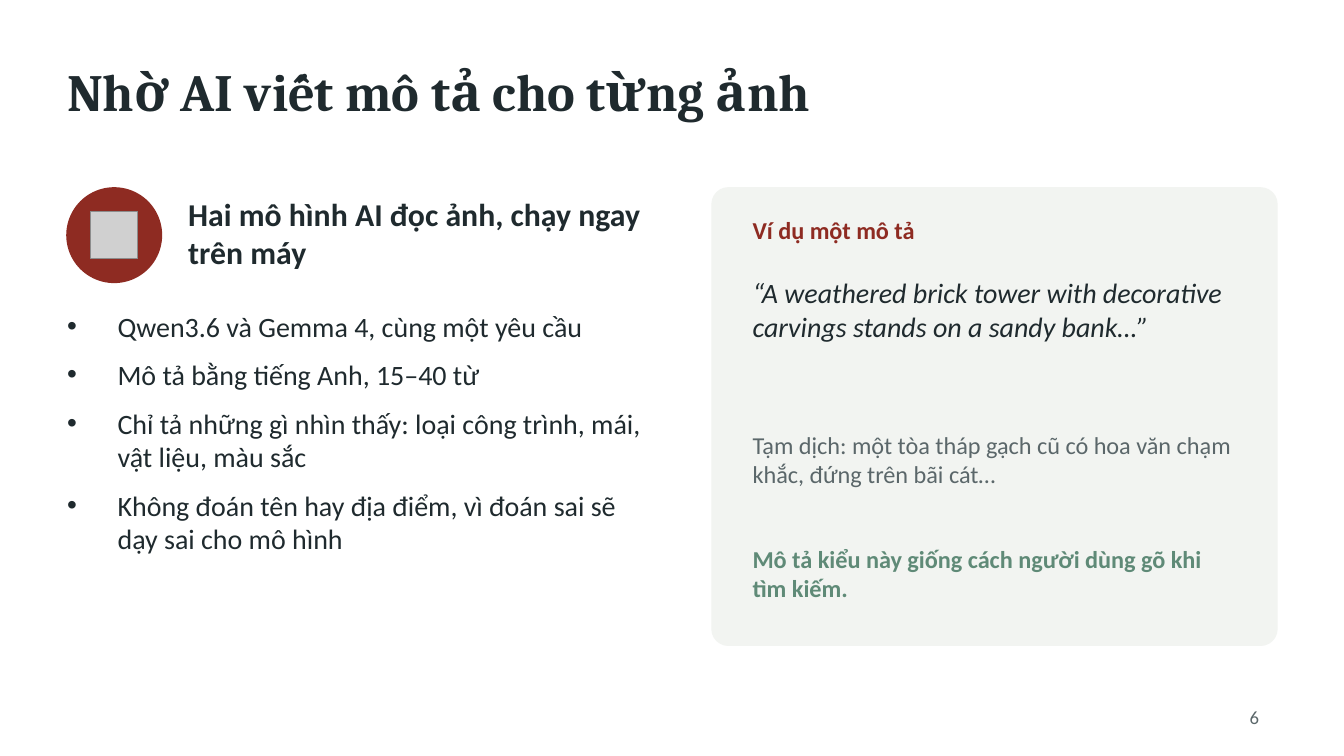
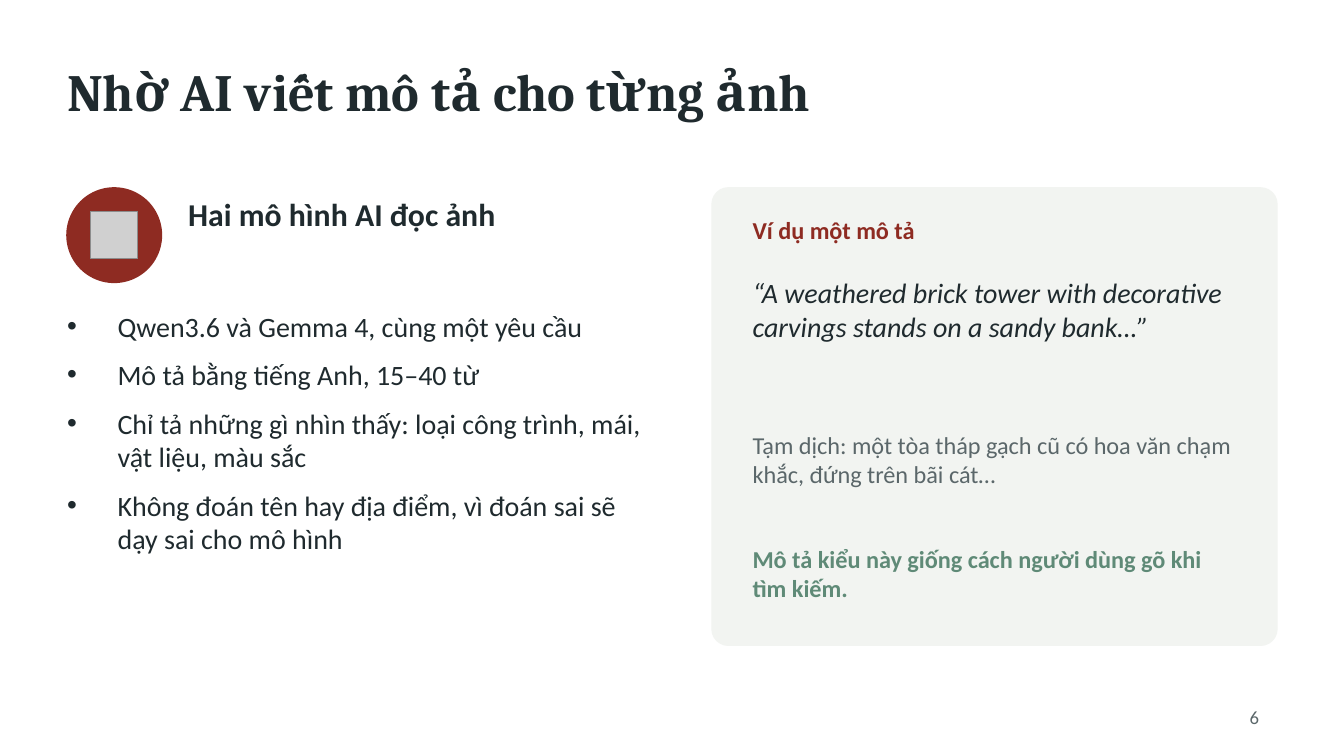
Before and after one commit to DuyLuanVo/KIS-AAI-DM-Master, a slide deck: slide 6 of reports/ThuyetTrinh_KIS_CLIP.pptx. Drawn at 1344x756 pixels with LibreOffice and Linux fonts; fonts in the diff are those of the drawing; grey boxes stand for pictures. Boxes give left, top, right and bottom in pixels: in the first picture for what was removed or moved away, otherwise in the second. Text is boxed around its words. In the diff, an @@ line names an element or a change of style, - is before the commit and + after.

```diff
--- a/reports/ThuyetTrinh_KIS_CLIP.pptx
+++ b/reports/ThuyetTrinh_KIS_CLIP.pptx
@@ text at [188, 203, 496, 232]: text changed @@
-Hai mô hình AI đọc ảnh, chạy ngay trên máy
+Hai mô hình AI đọc ảnh
```
Also in this commit, not shown: 7 other slides changed, 1 slide added, 2 slides removed, 16 other files.
